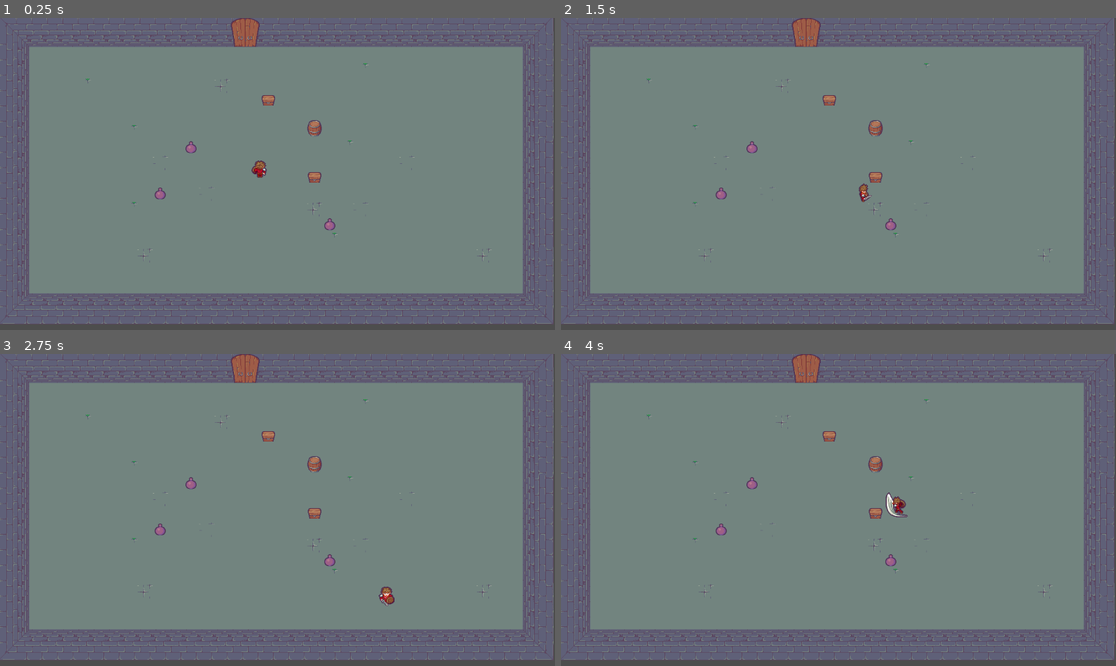
Above: before the commit, frames 1-4 (two rows, left to right).
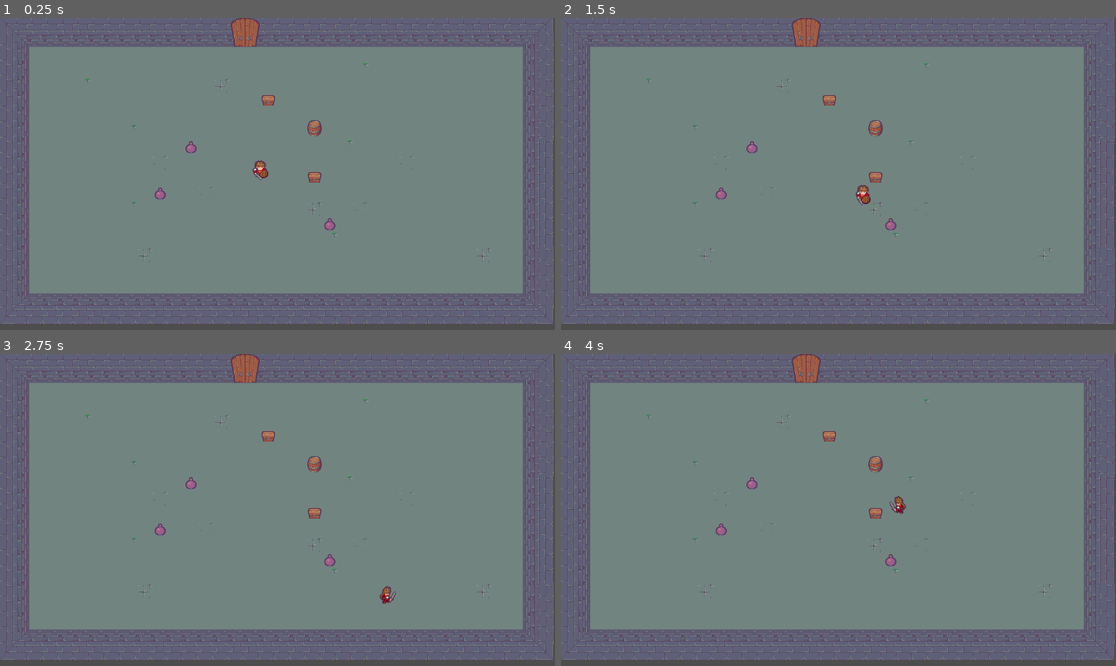
Above: after the commit, the same moments.

Repository: Cielight0/ZeldIsaac
Game: Godot game, scene res://Scenes/Levels/level.tscn
Two runs of this game, one before a commit and one after it. Both use one fixed random seed, a clock stepped at 60 frames per second and the inputs below.
Inputs:
- Up to frame 1 (0.25 s): no input
- Up to frame 2 (1.5 s): tap Enter (ui_accept) at 0.5, 0.77 s; hold Right (ui_right) 0.53-1.28 s; hold Down (ui_down) from 1.28 s (still down)
- Up to frame 3 (2.75 s): tap Enter (ui_accept) at 1.52 s; release Down (ui_down) at 2.03 s; hold Right (ui_right) from 2.03 s (still down)
- Up to frame 4 (4 s): release Right (ui_right) at 2.78 s; hold Up (ui_up) 2.78-3.53 s; tap Enter (ui_accept) at 3.02, 3.77 s; hold Left (ui_left) from 3.53 s (still down)

The runs differ from the first frame. In frame 1, less than 0.1% of the frame differs, in the area x 45-49%, y 46-52%; in frame 2, 0.1%; in frame 3, 0.1%; in frame 4, 0.2%, in the area x 58-63%, y 44-53%.

Commit message:
diagonales fixed

Diff:
--- a/Scenes/Characters/Character.gd
+++ b/Scenes/Characters/Character.gd
@@ -19,30 +19,36 @@
 }
 
 signal state_changed
-signal direction_changed
+signal facing_direction_changed
+signal moving_direction_changed
+
 ### ACCESSORS###
 @export var state : int = STATE.IDLE:
 	set(value):
 		if value != state:
 			state = value
-			print("state changed")
 			emit_signal("state_changed")
 	get:
 		return state
-
-#var moving_direction := Vector2.ZERO
 
 @export var facing_direction := Vector2.DOWN:
 	set(value):
 		if value !=facing_direction:
 			facing_direction = value
-			print("facing direction changed")
-			emit_signal("direction_changed")
+			emit_signal("facing_direction_changed")
 	get:
 		return facing_direction
+
+@export var moving_direction := Vector2.DOWN:
+	set(value):
+		if value !=moving_direction:
+			moving_direction = value
+			print("moving direction changed")
+			emit_signal("moving_direction_changed")
+
+### INPUTS ###
 func get_input():
 	var input = Vector2()
-	#bool isAttacking = false
 	if Input.is_action_pressed('ui_right'):
 		input.x+= 1
 	if Input.is_action_pressed('ui_left'):
@@ -56,32 +62,21 @@
 	return input
 
 func _find_dir_name(dir: Vector2) -> String:
-	var dir_values_array = dir_dict.values()
-	var dir_index = dir_values_array.find(dir)
-	if dir_index ==-1:
-		return ""
-	var dir_keys_array = dir_dict.keys()
-	var dir_keys = dir_keys_array[dir_index]
-
-	return dir_keys
+	var direction = ""
+	for dir_name in dir_dict:
+		if dir_dict[dir_name] == dir:
+			direction = dir_name
+			break
+	return direction
 
 func _physics_process(_delta):
-	var moving_direction = get_input()
+	moving_direction = get_input()
 	if moving_direction != Vector2.ZERO:
-		facing_direction = moving_direction
+#		facing_direction = moving_direction
+		state = STATE.MOVE
 
-	#var dir_name = _find_dir_name(facing_direction)
-#	#Attack animations
-#	if state == STATE.ATTACK:
-#		animated_sprite.play("Attack"+dir_name)
-#	#Idle animation
-#	else:
-#		state == STATE.IDLE
-#		if moving_direction == Vector2.ZERO:
-#			animated_sprite.stop()
-#		else:
-#			state = STATE.MOVE
-#			animated_sprite.play("Move"+dir_name)
+	if moving_direction == Vector2.ZERO and state != STATE.ATTACK:
+		state = STATE.IDLE
 
 	if moving_direction.length() > 0:
 		velocity = velocity.lerp(moving_direction.normalized() * speed, acceleration)
@@ -92,15 +87,17 @@
 
 func update_animation():
 	var dir_name = _find_dir_name(facing_direction)
+	print(dir_name)
 	var state_name=""
 
 	match(state):
 		STATE.IDLE: state_name = "Idle"
 		STATE.MOVE : state_name = "Move"
 		STATE.ATTACK : state_name = "Attack"
+
 	animated_sprite.play(state_name+dir_name)
 
-	print("Animation update !")
+#	print("Animation update !")
 
 func _on_animated_player_animation_finished():
 	if "Attack".is_subsequence_of(animated_sprite.get_animation()):
@@ -109,5 +106,17 @@
 func _on_state_changed():
 	update_animation()
 
-func _on_direction_changed():
+func _on_facing_direction_changed():
 	update_animation()
+
+func _on_moving_direction_changed():
+	if moving_direction == Vector2.ZERO or moving_direction == facing_direction:
+		return
+	if moving_direction.x != 0 and moving_direction.y !=0:
+
+		if moving_direction.x == facing_direction.x:
+			facing_direction = Vector2(0,moving_direction.y)
+		else:
+			facing_direction = Vector2(moving_direction.x,0)
+	else:
+		facing_direction = moving_direction
--- a/Scenes/Characters/character.tscn
+++ b/Scenes/Characters/character.tscn
@@ -326,12 +326,14 @@
 
 [node name="AnimatedPlayer" type="AnimatedSprite2D" parent="."]
 sprite_frames = SubResource("SpriteFrames_675jy")
-animation = &"IdleUp"
+animation = &"IdleDown"
 
 [node name="CollisionShape2D" type="CollisionShape2D" parent="."]
 shape = SubResource("CapsuleShape2D_n7k3u")
 one_way_collision_margin = 0.0
 debug_color = Color(0.866667, 0, 0.858824, 0.419608)
 
+[connection signal="facing_direction_changed" from="." to="." method="_on_facing_direction_changed"]
+[connection signal="moving_direction_changed" from="." to="." method="_on_moving_direction_changed"]
 [connection signal="state_changed" from="." to="." method="_on_state_changed"]
 [connection signal="animation_finished" from="AnimatedPlayer" to="." method="_on_animated_player_animation_finished"]
